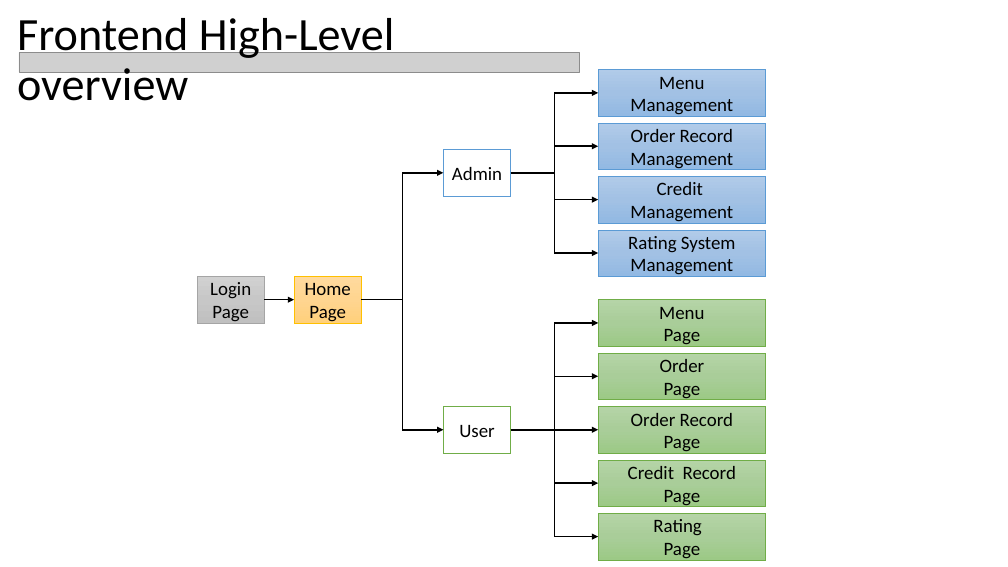
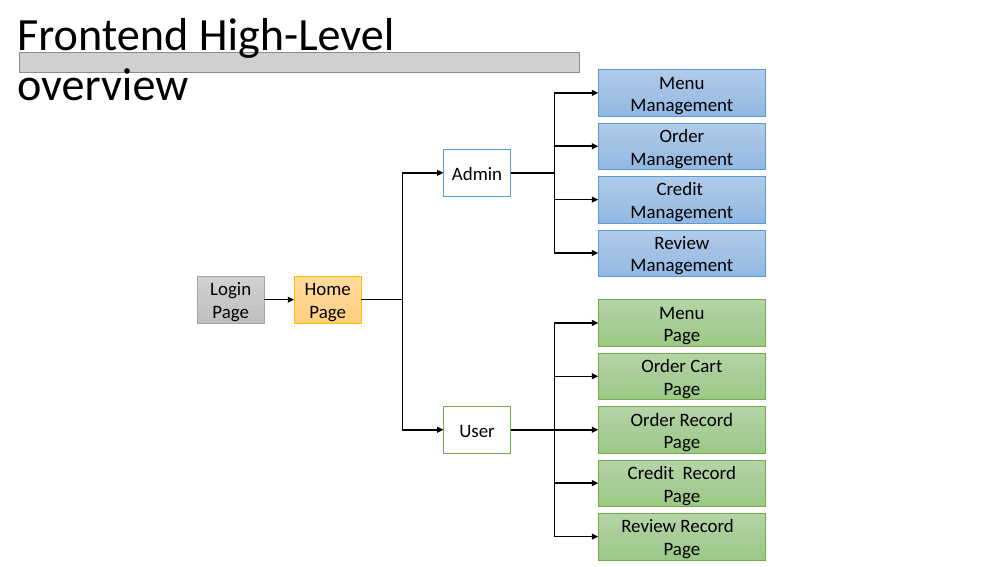
Before and after one commit to Benedict-CS/Meal-Provider-Frontend, a slide deck: slide 2 of Docs/cloud-native_frontend.pptx. Drawn at 1008x567 pixels with LibreOffice and Linux fonts; fonts in the diff are those of the drawing; grey boxes stand for pictures; background and template pictures are left out. Boxes give left, top, right and bottom in pixels: in the first picture for what was removed or moved away, otherwise in the second. Text is boxed around its words. In the diff, an @@ line names an element or a change of style, - is before the commit and + after.

```diff
--- a/Docs/cloud-native_frontend.pptx
+++ b/Docs/cloud-native_frontend.pptx
@@ text in rectangle at [660,129,705,142]: text changed @@
-Order Record
+Order
@@ text in rectangle at [654,236,709,249]: text changed @@
-Rating System
+Review
@@ text in rectangle at [641,359,722,372]: text changed @@
-Order
+Order Cart
@@ text in rectangle at [621,519,733,532]: text changed @@
-Rating
+Review Record
```
Also in this commit, not shown: 2 other files.
